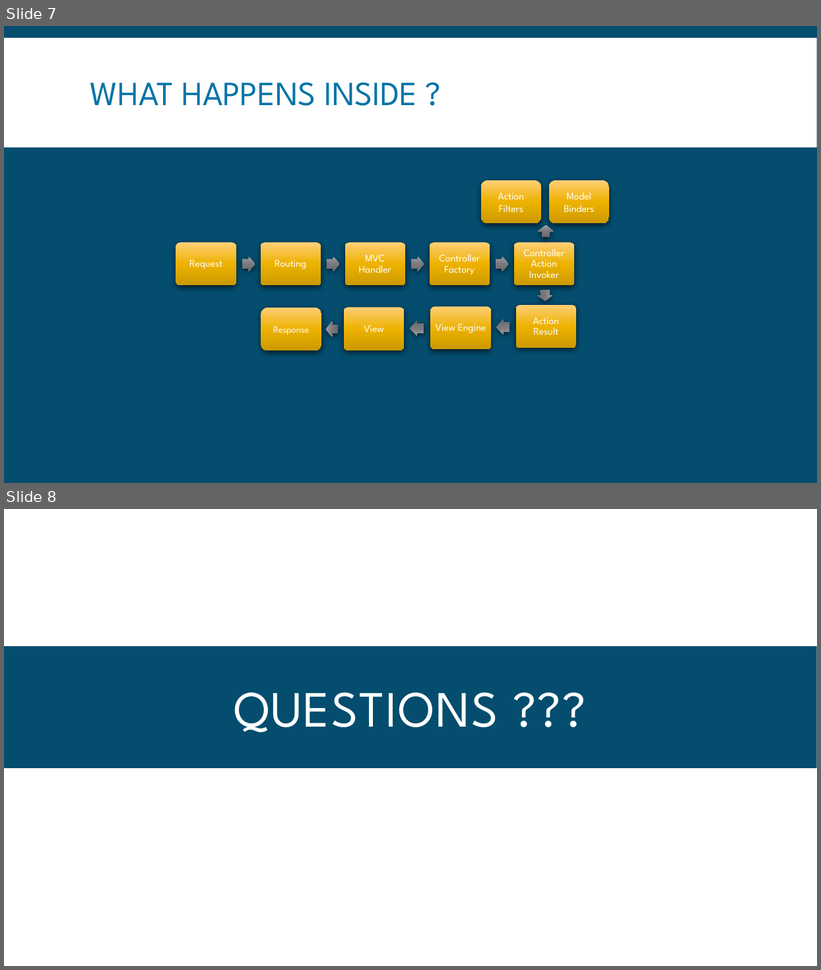
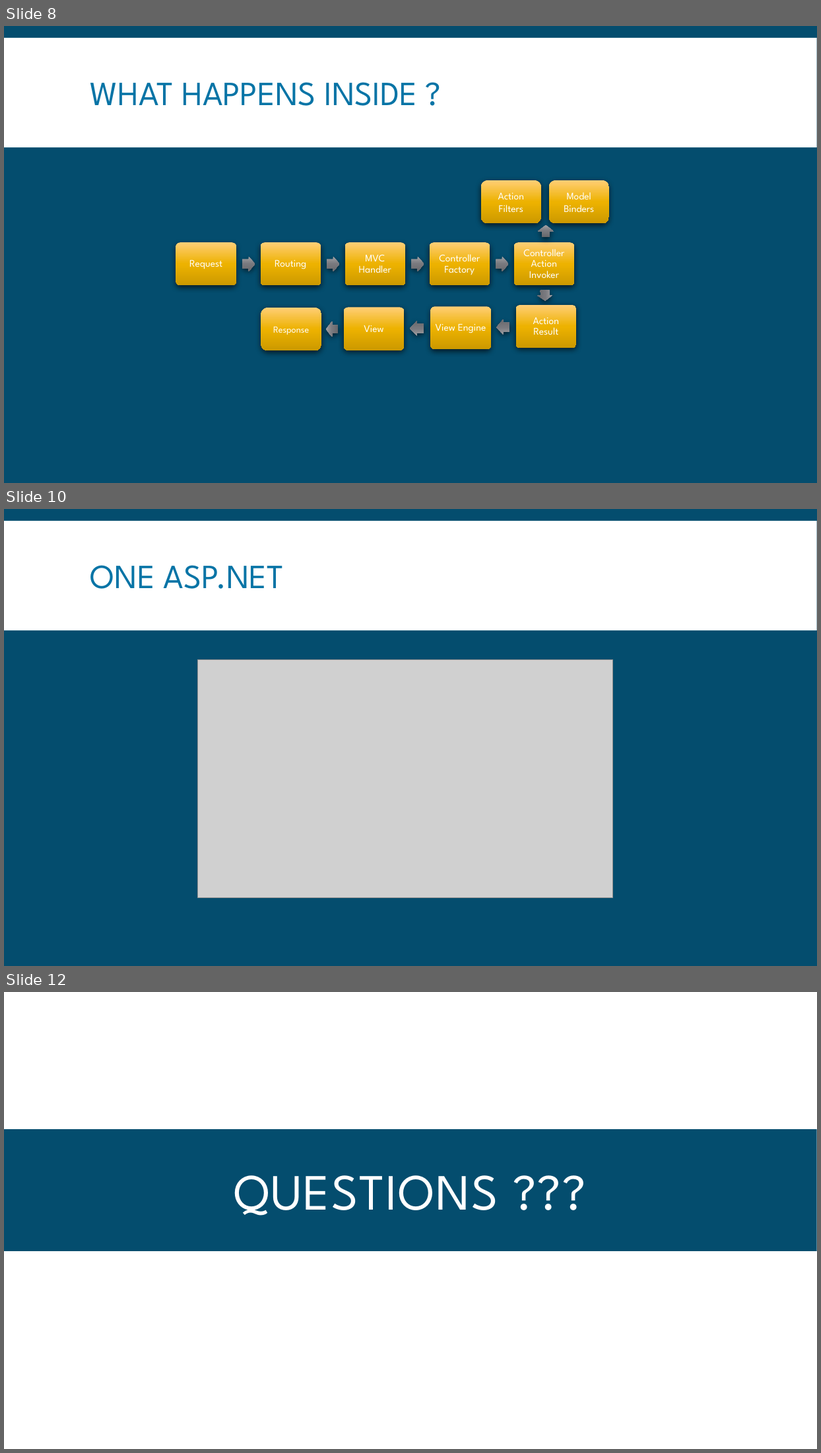
Before and after one commit to amaldevv/asp-net-mvc5, a slide deck: Presentations/Day 1.pptx. Shown one above the other, each under a label of ours: slides 7 and 8 before the commit, slides 8, 10 and 12 after it; the slides between them are not shown. The pictures are 821x970 and 821x1453 pixels, drawn with LibreOffice and Linux fonts; fonts in the diff are those of the drawing; grey boxes stand for pictures. Boxes give left, top, right and bottom in pixels: in the first picture for what was removed or moved away, otherwise in the second. Text is boxed around its words. In the diff, an @@ line names an element or a change of style, - is before the commit and + after.

```diff
--- a/Presentations/Day 1.pptx
+++ b/Presentations/Day 1.pptx
@@ slide 10 added at <box>4,509,817,966</box>, background #044D6E; not listed: 1 template element that a slide beside it also shows @@
@@ title added at <box>90,565,284,589</box>, 40 pt, text #0774A6 @@
+ONE ASP.NET
@@ picture added at <box>198,659,613,898</box> @@
@@ what was slide 7 is now slide 8 @@
@@ what was slide 8 is now slide 12 @@
```
Also in this commit, not shown: 1 slide changed, 3 other slides added.
